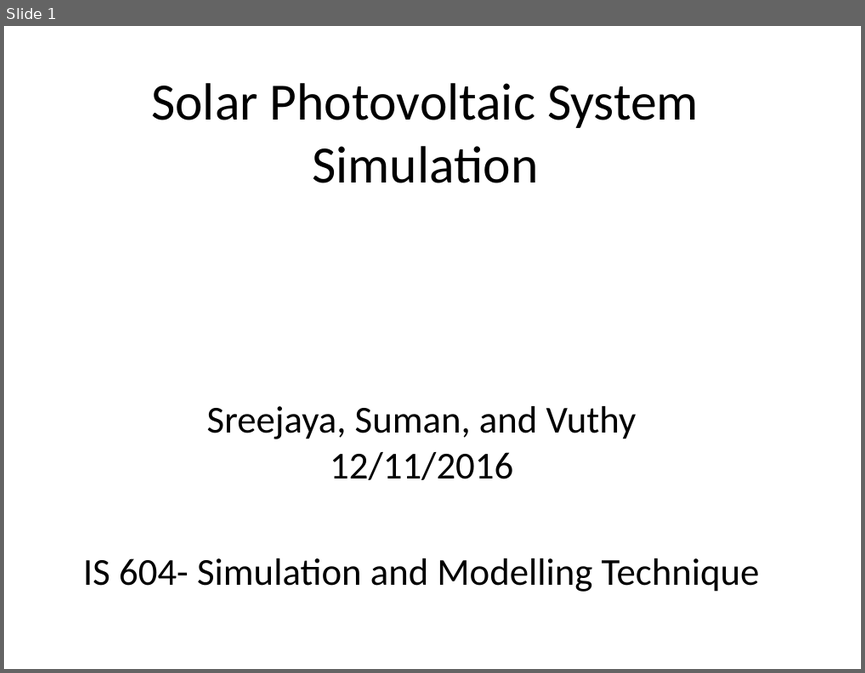
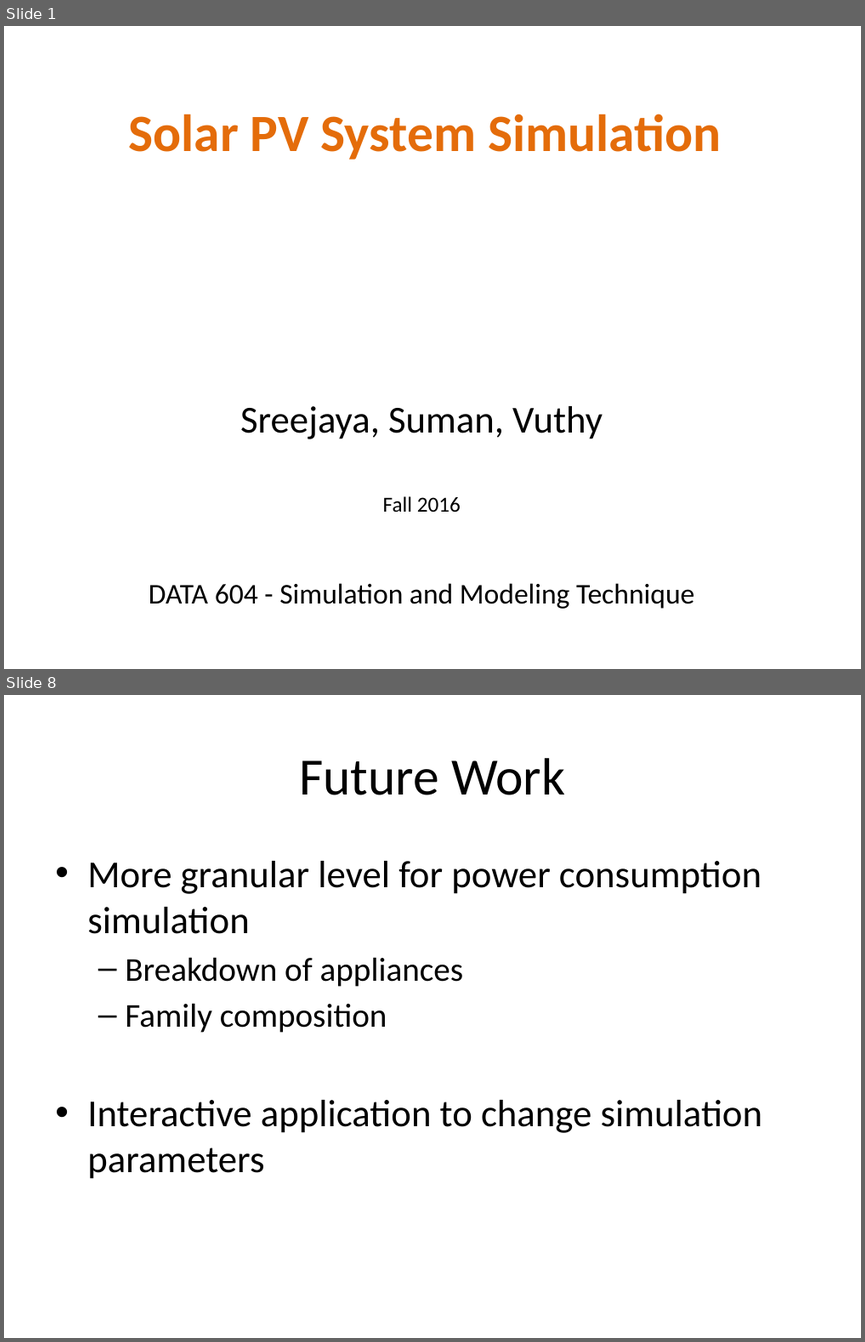
Before and after one commit to Nguyver/DATA621, a slide deck: DATA604_Final/Solar Photovoltaic System Simulation.pptx. Shown one above the other, each under a label of ours: slide 1 before the commit, slides 1 and 8 after it; the slides between them are not shown. The pictures are 865x673 and 865x1342 pixels, drawn with LibreOffice and Linux fonts; fonts in the diff are those of the drawing; background and template pictures are left out. Boxes give left, top, right and bottom in pixels: in the first picture for what was removed or moved away, otherwise in the second. Text is boxed around its words. In the diff, an @@ line names an element or a change of style, - is before the commit and + after.

```diff
--- a/DATA604_Final/Solar Photovoltaic System Simulation.pptx
+++ b/DATA604_Final/Solar Photovoltaic System Simulation.pptx
@@ slide 8 added at (4,695,861,1338), background picture (left out) @@
@@ title added at (299,758,565,795), 44 pt, text #000000 @@
+Future Work
@@ text added at (87,861,763,1179), 32 pt, text #000000 @@
+• More granular level for power consumption simulation
+  – Breakdown of appliances
+  – Family composition
+• Interactive application to change simulation parameters
@@ slide 1 changed as well @@
@@ title at (128,114,721,159): text changed; text colour #000000 to #E46C0A; bold on @@
-Solar Photovoltaic System Simulation
+Solar PV System Simulation
@@ subtitle at (148,406,694,608): text changed; size 32 to 24 pt @@
-Sreejaya, Suman, and Vuthy
-12/11/2016
-IS 604- Simulation and Modelling Technique
+Sreejaya, Suman, Vuthy
+Fall 2016
+DATA 604 - Simulation and Modeling Technique
```
Also in this commit, not shown: 2 other slides changed, 4 other slides added, 2 slides removed, 1 other file.
